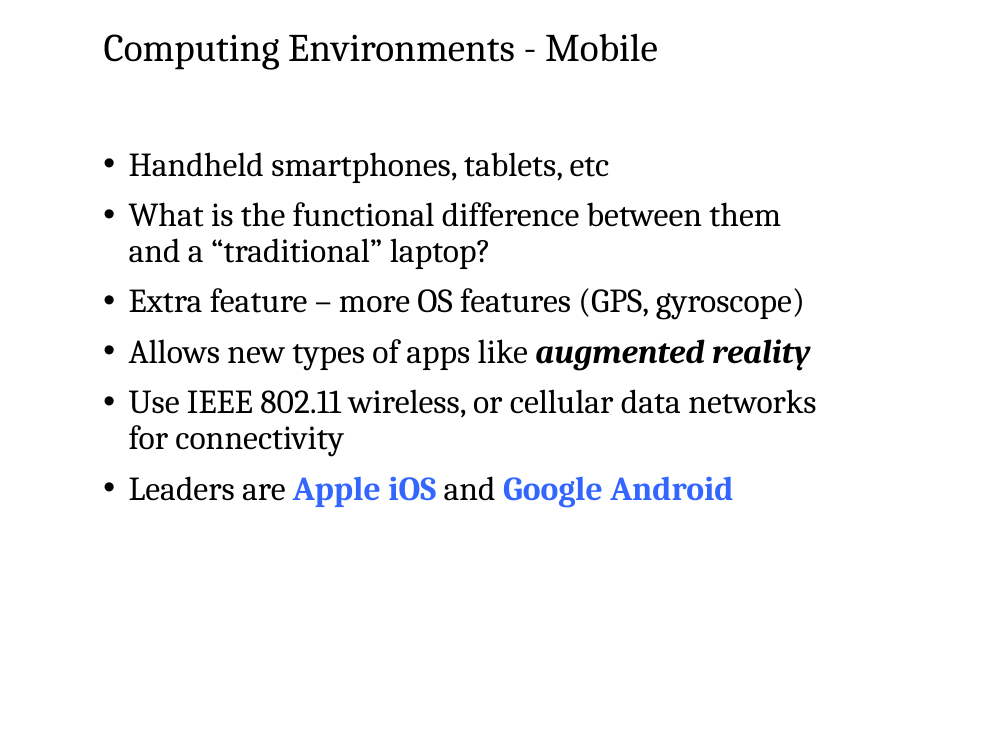
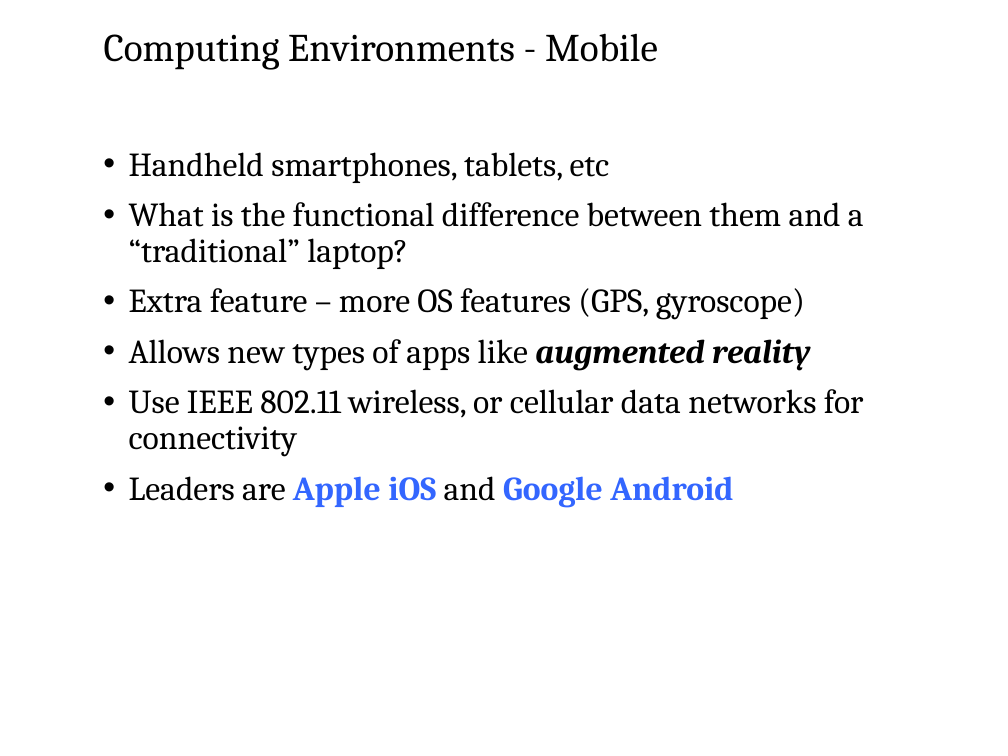
Before and after one commit to josiahkeaton/Training-Materials, a slide deck: slide 48 of Software Testing/Fundamentals of Computer & OS Concepts/ch1.ppt. Drawn at 1008x756 pixels with LibreOffice and Linux fonts; fonts in the diff are those of the drawing; background and template pictures are left out. Boxes give left, top, right and bottom in pixels: in the first picture for what was removed or moved away, otherwise in the second. Text is boxed around its words. In the diff, an @@ line names an element or a change of style, - is before the commit and + after.

```diff
--- a/Software Testing/Fundamentals of Computer & OS Concepts/ch1.ppt
+++ b/Software Testing/Fundamentals of Computer & OS Concepts/ch1.ppt
@@ text "Handheld smartphones, tablets, etc" rewrapped from [129, 152, 816, 508] to [129, 152, 864, 508] @@
```
Also in this commit, not shown: 31 other slides changed, 24 other files.
